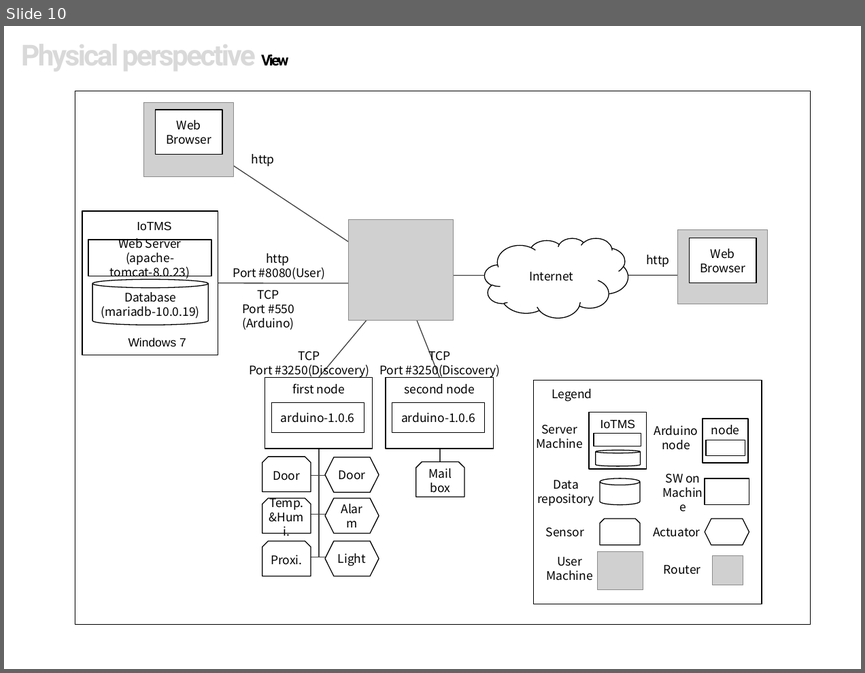
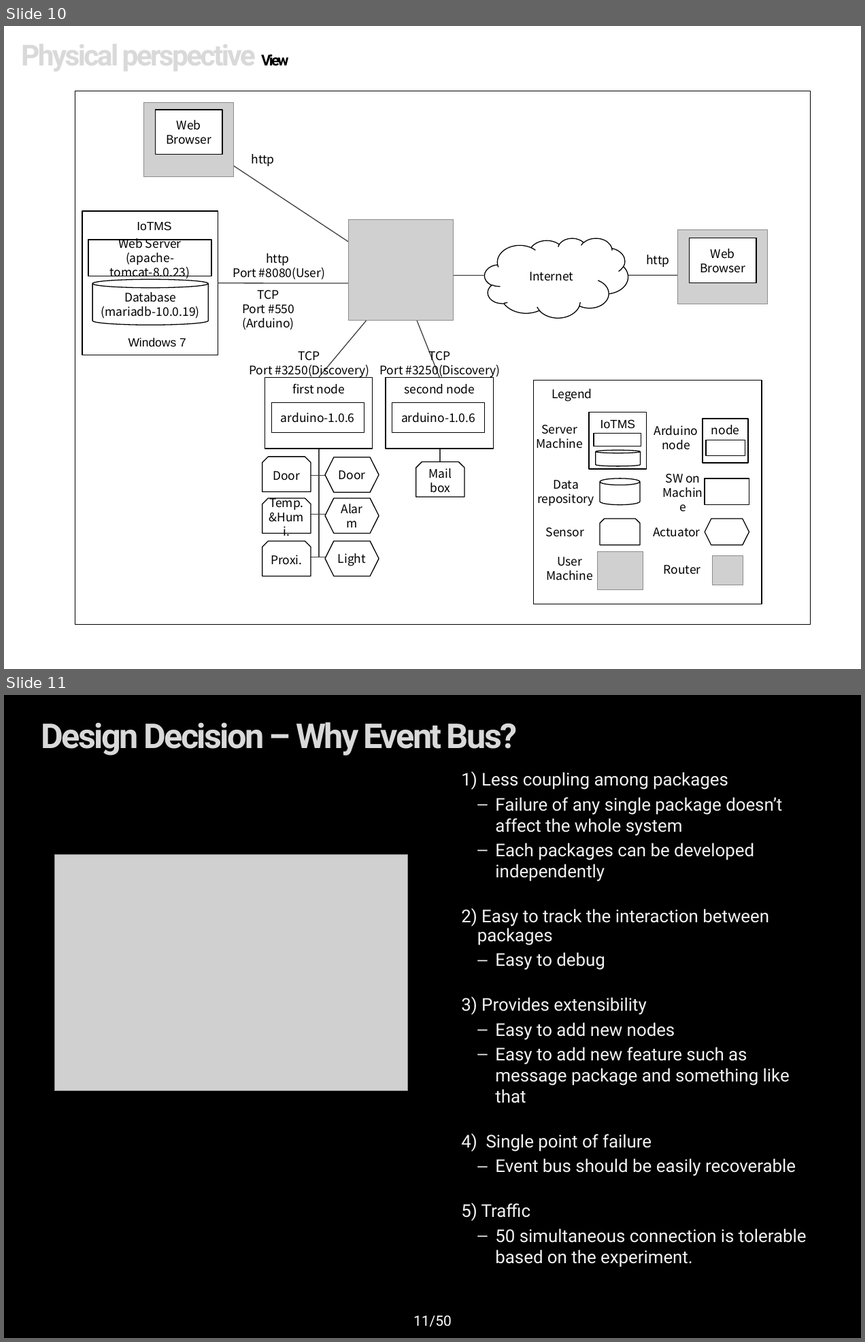
Before and after one commit to youkkwon/smarthome, a slide deck: doc/Docs/IoT System Final Presentation_0624.pptx. Shown one above the other, each under a label of ours: slide 10 before the commit, slides 10 and 11 after it. The pictures are 865x673 and 865x1342 pixels, drawn with LibreOffice and Linux fonts; fonts in the diff are those of the drawing; grey boxes stand for pictures; background and template pictures are left out. Boxes give left, top, right and bottom in pixels: in the first picture for what was removed or moved away, otherwise in the second. Text is boxed around its words. In the diff, an @@ line names an element or a change of style, - is before the commit and + after.

Commit message:
Presentation - youk.kwon

```diff
--- a/doc/Docs/IoT System Final Presentation_0624.pptx
+++ b/doc/Docs/IoT System Final Presentation_0624.pptx
@@ slide 11 added at (4,695,861,1338), background picture (left out) @@
@@ title added at (41,722,517,756), 28.8 pt, text gradient #F2F2F2 to #D9D9D9 to #595959, bold @@
+Design Decision – Why Event Bus?
@@ text added at (461,771,806,1267), 14.8 pt, text #F2F2F2 @@
+1) Less coupling among packages
+  – Failure of any single package doesn’t affect the whole system
+  – Each packages can be developed independently
+2) Easy to track the interaction between packages
+  – Easy to debug
+3) Provides extensibility
+  – Easy to add new nodes
+  – Easy to add new feature such as message package and something like that
+4) Single point of failure
+  – Event bus should be easily recoverable
+5) Traffic
+  – 50 simultaneous connection is tolerable based on the experiment.
@@ picture added at (54,854,407,1091) @@
@@ page number added at (413,1315,451,1327), 12 pt, text #FFFFFF @@
+11/50
```
Also in this commit, not shown: 6 other slides added.
